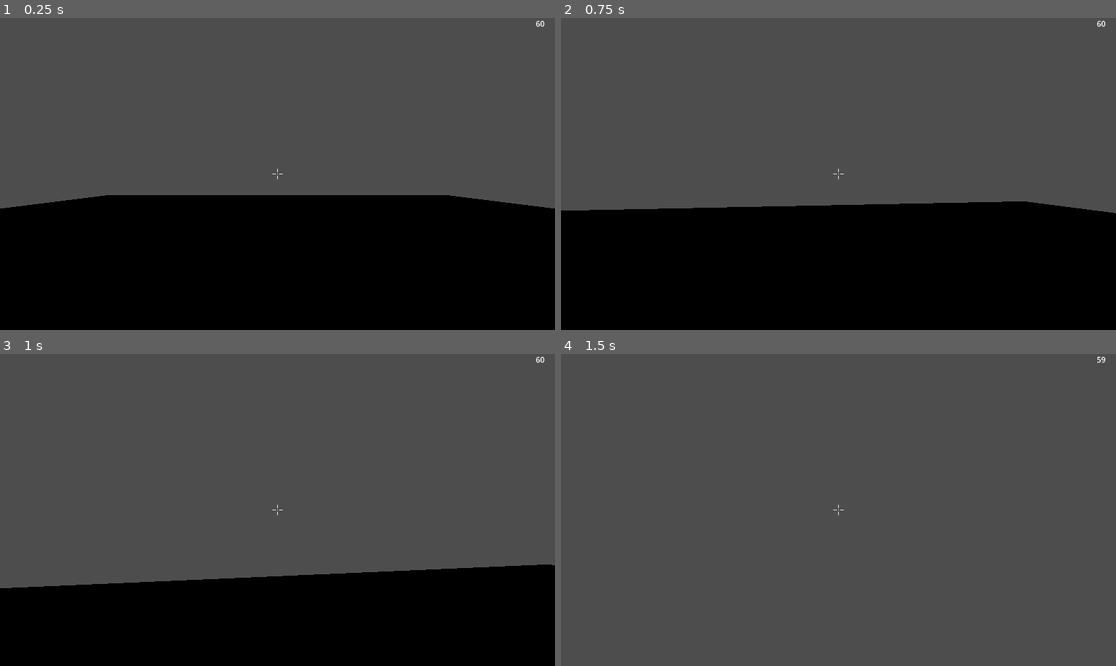
Above: before the commit, frames 1-4 (two rows, left to right).
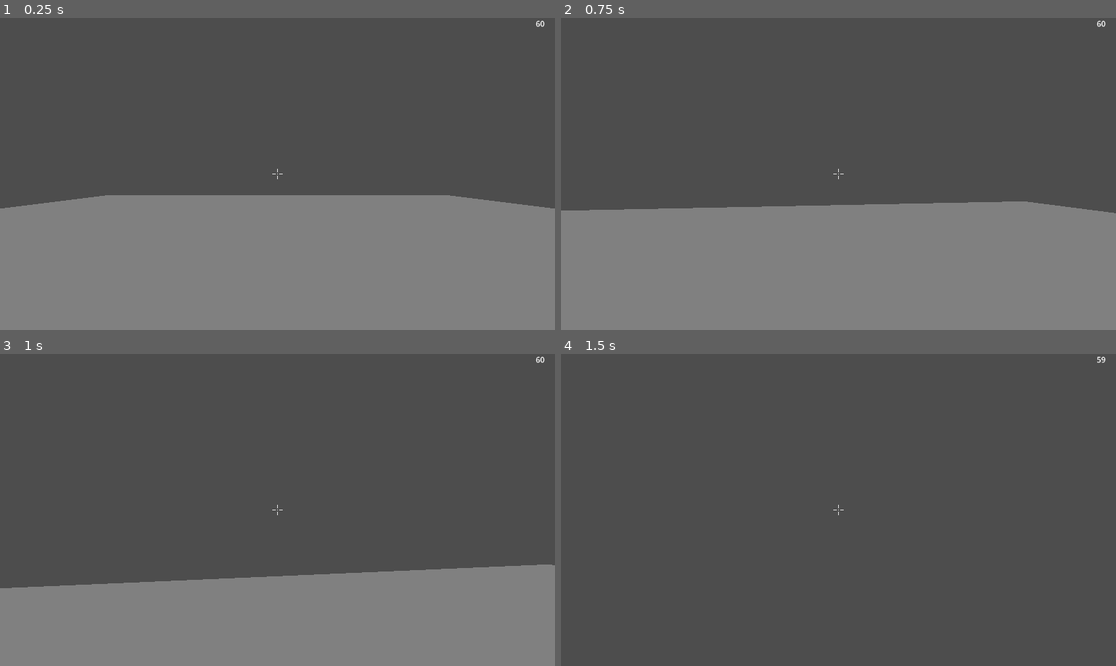
Above: after the commit, the same moments.

Repository: Gablinski/Foren
Game: Godot game, scene res://node_3d.tscn
Two runs of this game, one before a commit and one after it. Both use one fixed random seed, a clock stepped at 60 frames per second and the inputs below. The project has no main scene, so this scene is started directly.
Inputs (mouse positions are in pixels of both pictures, inside the frame that each line leads up to):
- Up to frame 1 (0.25 s): no input
- Up to frame 2 (0.75 s): tap Enter at 0.5 s; move the mouse to (866, 174) at 0.52 s; hold W (move_forward) from 0.53 s (still down); tap Ctrl (dash) at 0.6 s
- Up to frame 3 (1 s): keep holding W (move_forward); tap Space (jump) at 0.77 s
- Up to frame 4 (1.5 s): keep holding W (move_forward); move the mouse to (810, 510) at 1.27 s; tap R (run) at 1.35 s

The runs differ from the first frame. In frame 1, 42% of the frame differs, in the area x 0-100%, y 56-100%; in frame 2, 40%; in frame 3, 29%; in frame 4, nothing differs.

Commit message:
rising platform and win/lose screen

Diff:
--- a/floor_(test).tscn
+++ b/floor_(test).tscn
@@ -3,7 +3,13 @@
 [sub_resource type="BoxShape3D" id="BoxShape3D_p5xj3"]
 size = Vector3(20, 0.5, 20)
 
+[sub_resource type="StandardMaterial3D" id="StandardMaterial3D_1nuxu"]
+emission_enabled = true
+emission = Color(1, 1, 1, 1)
+emission_energy_multiplier = 0.5
+
 [sub_resource type="BoxMesh" id="BoxMesh_y27lc"]
+material = SubResource("StandardMaterial3D_1nuxu")
 size = Vector3(20, 0.5, 20)
 
 [node name="Floor (test)" type="StaticBody3D" unique_id=464303266]
--- a/node_3d.tscn
+++ b/node_3d.tscn
@@ -6,6 +6,18 @@
 [ext_resource type="Script" uid="uid://c3tldjwrcb7ot" path="res://level_manager.gd" id="4_wc5p8"]
 [ext_resource type="Script" uid="uid://qcq60aetsacd" path="res://game_manager.gd" id="5_i5arm"]
 [ext_resource type="Script" uid="uid://y62hmxvcic30" path="res://hud.gd" id="6_wc5p8"]
+[ext_resource type="Script" uid="uid://re16kidftmvc" path="res://win_lose_green.gd" id="7_jsk3o"]
+[ext_resource type="PackedScene" uid="uid://0pusmkcmxmh" path="res://rising_platform.tscn" id="8_4arys"]
+
+[sub_resource type="BoxShape3D" id="BoxShape3D_i5arm"]
+
+[sub_resource type="StandardMaterial3D" id="StandardMaterial3D_wc5p8"]
+albedo_color = Color(0.4614938, 0.70217776, 0.33365488, 1)
+emission_enabled = true
+emission = Color(0, 0.3764706, 0, 1)
+
+[sub_resource type="BoxMesh" id="BoxMesh_jsk3o"]
+material = SubResource("StandardMaterial3D_wc5p8")
 
 [node name="Node3D" type="Node3D" unique_id=1001239712]
 
@@ -38,3 +50,47 @@
 offset_left = -40.0
 offset_bottom = 23.0
 grow_horizontal = 0
+
+[node name="WinLoseGreen" type="CanvasLayer" parent="." unique_id=42042863]
+script = ExtResource("7_jsk3o")
+
+[node name="Panel" type="Panel" parent="WinLoseGreen" unique_id=272343350]
+anchors_preset = 8
+anchor_left = 0.5
+anchor_top = 0.5
+anchor_right = 0.5
+anchor_bottom = 0.5
+offset_left = -200.0
+offset_top = -125.0
+offset_right = 200.0
+offset_bottom = 125.0
+grow_horizontal = 2
+grow_vertical = 2
+
+[node name="TitleLabel" type="Label" parent="WinLoseGreen/Panel" unique_id=38902600]
+layout_mode = 0
+offset_right = 40.0
+offset_bottom = 23.0
+
+[node name="SubLabel" type="Label" parent="WinLoseGreen/Panel" unique_id=1067900973]
+layout_mode = 0
+offset_right = 40.0
+offset_bottom = 23.0
+
+[node name="RestartButton" type="Button" parent="WinLoseGreen/Panel" unique_id=1150224423]
+layout_mode = 0
+offset_right = 8.0
+offset_bottom = 8.0
+
+[node name="WinZone" type="Area3D" parent="." unique_id=1546917394 groups=["win_zone"]]
+transform = Transform3D(1, 0, 0, 0, 1, 0, 0, 0, 1, 0, 0.9676492, 7.60793)
+collision_layer = 3
+
+[node name="CollisionShape3D" type="CollisionShape3D" parent="WinZone" unique_id=165940296]
+shape = SubResource("BoxShape3D_i5arm")
+
+[node name="MeshInstance3D" type="MeshInstance3D" parent="WinZone" unique_id=1232463696]
+mesh = SubResource("BoxMesh_jsk3o")
+
+[node name="RisingPlatform" parent="." unique_id=645753205 instance=ExtResource("8_4arys")]
+transform = Transform3D(1, 0, 0, 0, 1, 0, 0, 0, 1, 15.3062, -2.4372878, 0)
--- /dev/null
+++ b/rising_platform.gd
@@ -0,0 +1,72 @@
+## rising_platform.gd
+## Attach to a StaticBody3D.
+## Rises upward at a set speed. When the player touches it, triggers game lost.
+##
+## Scene structure:
+##   RisingPlatform (StaticBody3D)  ← this script
+##   ├── CollisionShape3D           ← BoxShape3D, make it wide
+##   ├── MeshInstance3D             ← BoxMesh, add your texture here
+##   └── Area3D                     ← detects player contact
+##       └── CollisionShape3D       ← same size as the platform
+
+extends StaticBody3D
+
+# ─────────────────────────────────────────────
+#  SETTINGS
+# ─────────────────────────────────────────────
+@export var rise_speed      : float = 1.5    # units per second upward
+@export var start_delay     : float = 3.0    # seconds before it starts rising
+@export var rise_on_start   : bool  = true   # set false to trigger manually
+
+# ─────────────────────────────────────────────
+#  STATE
+# ─────────────────────────────────────────────
+var _rising  : bool  = false
+var _delay_t : float = 0.0
+
+@onready var _detection_area : Area3D = $Area3D
+
+
+# ─────────────────────────────────────────────
+#  READY
+# ─────────────────────────────────────────────
+func _ready() -> void:
+	_detection_area.body_entered.connect(_on_body_entered)
+	if rise_on_start:
+		_delay_t = start_delay
+
+
+# ─────────────────────────────────────────────
+#  PROCESS
+# ─────────────────────────────────────────────
+func _process(delta: float) -> void:
+	if _delay_t > 0.0:
+		_delay_t -= delta
+		if _delay_t <= 0.0:
+			_rising = true
+		return
+
+	if _rising:
+		position.y += rise_speed * delta
+
+
+# ─────────────────────────────────────────────
+#  PLAYER CONTACT — trigger lose
+# ─────────────────────────────────────────────
+func _on_body_entered(body: Node3D) -> void:
+	if not body.is_in_group("player"):
+		return
+
+	var gm := get_tree().get_first_node_in_group("game_manager")
+	if gm and gm.game_active:
+		gm._trigger_lose()
+
+
+# ─────────────────────────────────────────────
+#  MANUAL CONTROL (call from game_manager if needed)
+# ─────────────────────────────────────────────
+func start_rising() -> void:
+	_rising = true
+
+func stop_rising() -> void:
+	_rising = false
--- /dev/null
+++ b/rising_platform.tscn
@@ -0,0 +1,27 @@
+[gd_scene format=3 uid="uid://0pusmkcmxmh"]
+
+[ext_resource type="Script" uid="uid://b3nuv64vi28us" path="res://rising_platform.gd" id="1_0yydv"]
+
+[sub_resource type="BoxShape3D" id="BoxShape3D_hdvlr"]
+size = Vector3(20, 0.5, 20)
+
+[sub_resource type="BoxMesh" id="BoxMesh_pgeub"]
+size = Vector3(20, 0.5, 20)
+
+[sub_resource type="BoxShape3D" id="BoxShape3D_t2an0"]
+size = Vector3(20, 0.5, 20)
+
+[node name="RisingPlatform" type="StaticBody3D" unique_id=645753205]
+script = ExtResource("1_0yydv")
+
+[node name="CollisionShape3D" type="CollisionShape3D" parent="." unique_id=1558410717]
+shape = SubResource("BoxShape3D_hdvlr")
+
+[node name="MeshInstance3D" type="MeshInstance3D" parent="." unique_id=408511091]
+mesh = SubResource("BoxMesh_pgeub")
+
+[node name="Area3D" type="Area3D" parent="." unique_id=358951821]
+collision_layer = 2
+
+[node name="CollisionShape3D" type="CollisionShape3D" parent="Area3D" unique_id=361224625]
+shape = SubResource("BoxShape3D_t2an0")
--- /dev/null
+++ b/win_lose_green.gd
@@ -0,0 +1,85 @@
+## win_lose_screen.gd
+## Attach to a CanvasLayer called WinLoseScreen in your main scene.
+## Listens to game_manager signals and shows the appropriate screen.
+##
+## Scene structure:
+##   WinLoseScreen (CanvasLayer)  ← this script
+##   └── Panel
+##       ├── TitleLabel  (Label)
+##       ├── SubLabel    (Label)
+##       └── RestartButton (Button)
+
+extends CanvasLayer
+
+# ─────────────────────────────────────────────
+#  COLOURS
+# ─────────────────────────────────────────────
+const COLOR_WIN  : Color = Color(0.2, 1.0, 0.45, 1.0)
+const COLOR_LOSE : Color = Color(1.0, 0.25, 0.25, 1.0)
+
+# ─────────────────────────────────────────────
+#  NODE REFERENCES
+# ─────────────────────────────────────────────
+@onready var panel          : Panel  = $Panel
+@onready var title_label    : Label  = $Panel/TitleLabel
+@onready var sub_label      : Label  = $Panel/SubLabel
+@onready var restart_button : Button = $Panel/RestartButton
+
+
+# ─────────────────────────────────────────────
+#  READY
+# ─────────────────────────────────────────────
+func _ready() -> void:
+	panel.visible = false
+	Input.mouse_mode = Input.MOUSE_MODE_CAPTURED
+
+	await get_tree().process_frame
+
+	var gm := get_tree().get_first_node_in_group("game_manager")
+	if gm:
+		gm.game_won.connect(_on_game_won)
+		gm.game_lost.connect(_on_game_lost)
+
+	restart_button.pressed.connect(_on_restart)
+
+
+# ─────────────────────────────────────────────
+#  WIN
+# ─────────────────────────────────────────────
+func _on_game_won() -> void:
+	title_label.text     = "YOU WIN!"
+	sub_label.text       = "You made it to the top."
+	title_label.modulate = COLOR_WIN
+	_show_screen()
+
+
+# ─────────────────────────────────────────────
+#  LOSE
+# ─────────────────────────────────────────────
+func _on_game_lost() -> void:
+	title_label.text     = "YOU LOSE"
+	sub_label.text       = "The grease got you."
+	title_label.modulate = COLOR_LOSE
+	_show_screen()
+
+
+# ─────────────────────────────────────────────
+#  SHOW
+# ─────────────────────────────────────────────
+func _show_screen() -> void:
+	panel.visible = true
+	Input.mouse_mode = Input.MOUSE_MODE_VISIBLE
+
+	# Fade in
+	panel.modulate.a = 0.0
+	var tween := create_tween()
+	tween.tween_property(panel, "modulate:a", 1.0, 0.4) \
+		.set_trans(Tween.TRANS_QUAD).set_ease(Tween.EASE_OUT)
+
+
+# ─────────────────────────────────────────────
+#  RESTART
+# ─────────────────────────────────────────────
+func _on_restart() -> void:
+	Input.mouse_mode = Input.MOUSE_MODE_CAPTURED
+	get_tree().reload_current_scene()
Not shown, added: rising_platform.gd.uid
Not shown, added: win_lose_green.gd.uid
